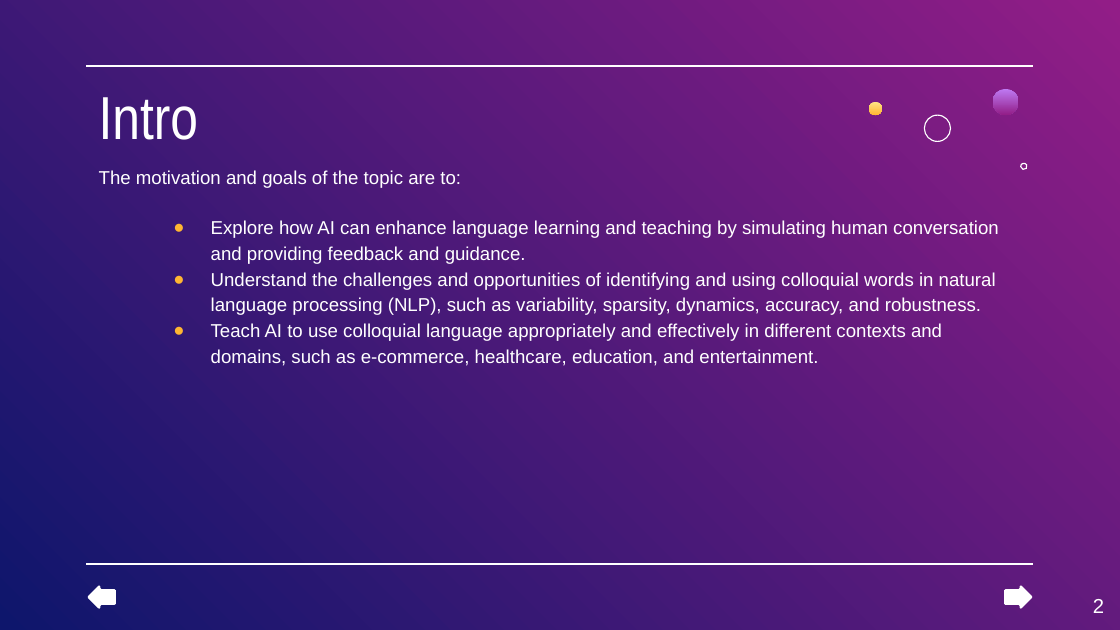
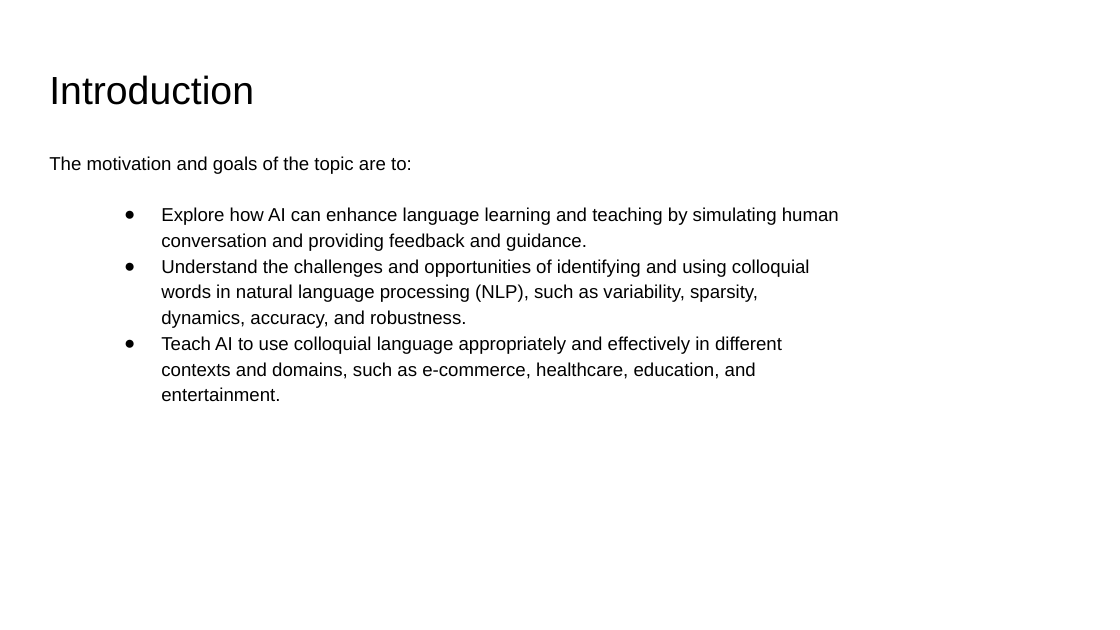
Before and after one commit to Mahirtayeb1/cse431, a slide deck: slide 2 of Submission 3/slide.pptx. Drawn at 1120x630 pixels with LibreOffice and Linux fonts; fonts in the diff are those of the drawing. Boxes give left, top, right and bottom in pixels: in the first picture for what was removed or moved away, otherwise in the second. Text is boxed around its words. In the diff, an @@ line names an element or a change of style, - is before the commit and + after.

```diff
--- a/Submission 3/slide.pptx
+++ b/Submission 3/slide.pptx
@@ background gradient #921D87 to #0E166C to #FFFFFF @@
@@ title added at (49,75,254,105), 25.2 pt, text #000000 @@
+Introduction
@@ line removed from (86, 66) to (1034, 66) @@
@@ title removed at (99,97,198,140) @@
-Intro
@@ freeform shape removed at (869,102,883,115) @@
@@ freeform shape removed at (924,115,950,141) @@
@@ freeform shape removed at (992,90,1018,115) @@
@@ text "The motivation and goals of ...": place and size @@
-text "The motivation and goals of ..." at (99,170,999,366)
+text "The motivation and goals of ..." at (49,156,839,402)
@@ text "The motivation and goals of ..." at (49,156,839,402): text colour #FFFFFF to #000000, highlight none to #FFFFFF; bullet colour #FFB632 to #000000 @@
@@ freeform shape removed at (1019,162,1030,173) @@
@@ line removed from (86, 564) to (1034, 564) @@
@@ freeform shape removed at (88,584,116,609) @@
@@ freeform shape removed at (1004,584,1032,609) @@
@@ page number removed at (1093,599,1104,613) @@
-2
```
Also in this commit, not shown: 3 other slides changed, 3 slides added, 3 slides removed, 1 other file.
